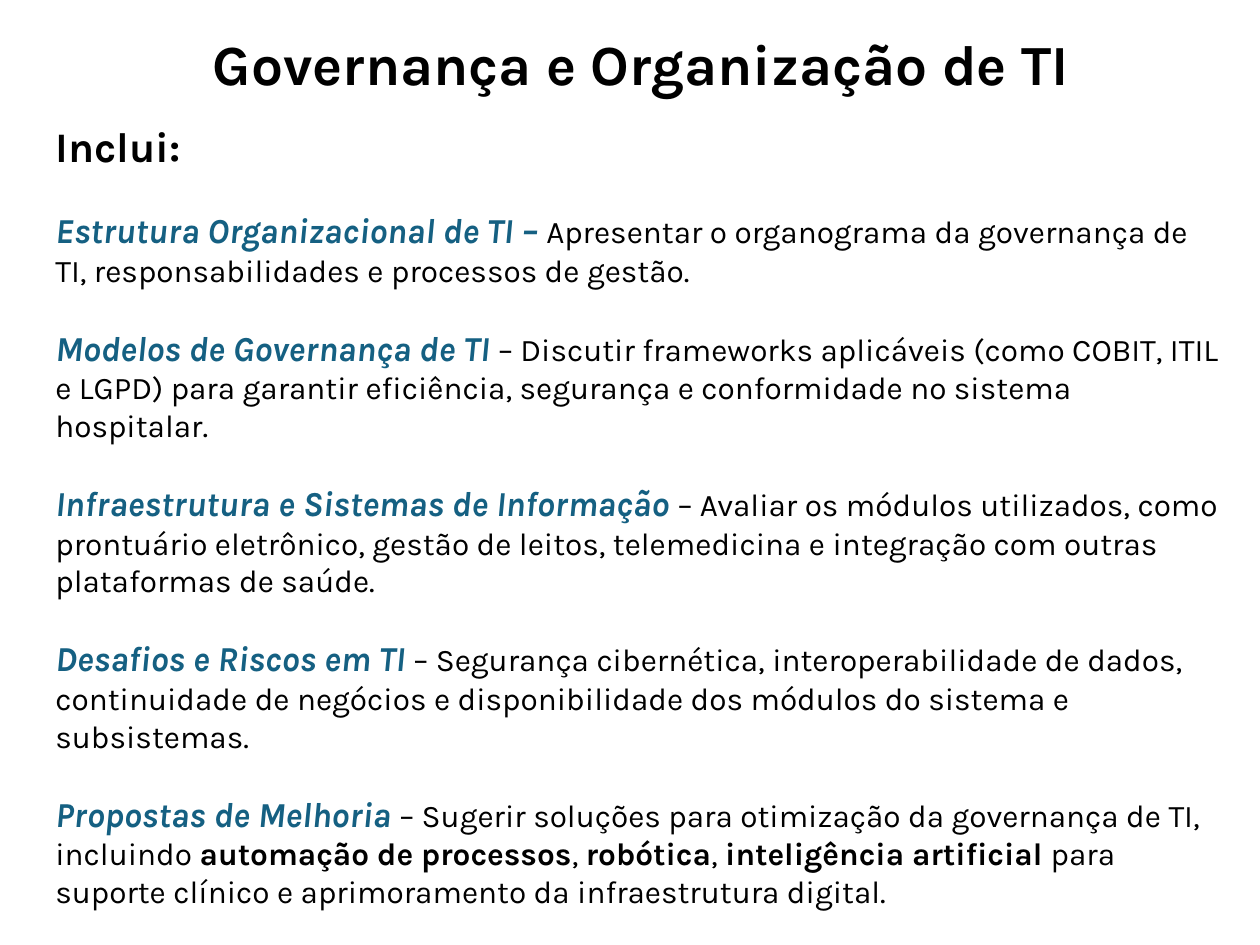
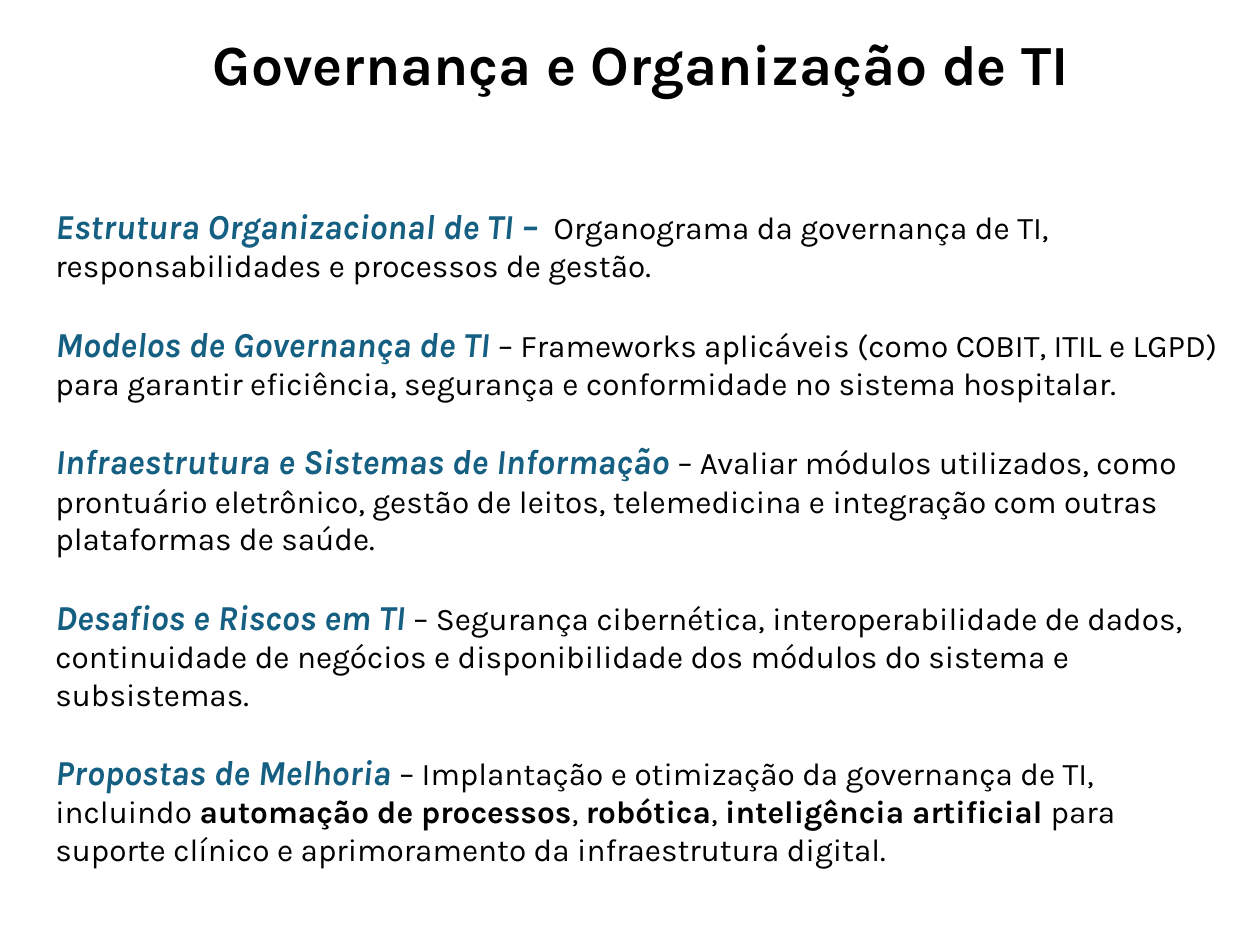
Before and after one commit to ProjetosALVF/ALVF_ProspeccaoGestao_TI, a slide deck: slide 8 of ALVF_Estrutura_de_TI_ConselhoDe Administracao_Fev_2025/Apresentação_ProspecçãodaEstrutura_SI_ALVF.pptx. Drawn at 1260x945 pixels with LibreOffice and Linux fonts; fonts in the diff are those of the drawing. Boxes give left, top, right and bottom in pixels: in the first picture for what was removed or moved away, otherwise in the second. Text is boxed around its words. In the diff, an @@ line names an element or a change of style, - is before the commit and + after.

```diff
--- a/ALVF_Estrutura_de_TI_ConselhoDe Administracao_Fev_2025/Apresentação_ProspecçãodaEstrutura_SI_ALVF.pptx
+++ b/ALVF_Estrutura_de_TI_ConselhoDe Administracao_Fev_2025/Apresentação_ProspecçãodaEstrutura_SI_ALVF.pptx
@@ text "Estrutura Organizacional de TI – ...": place and size @@
-text "Estrutura Organizacional de TI – ..." at [55,132,1218,911]
+text "Estrutura Organizacional de TI – ..." at [55,214,1217,831]
@@ text at [55,214,1217,558]: text changed @@
-Inclui:
-Estrutura Organizacional de TI – Apresentar o organograma da governança de TI, responsabilidades e processos de gestão.
-Modelos de Governança de TI – Discutir frameworks aplicáveis (como COBIT, ITIL e LGPD) para garantir eficiência, segurança e conformidade no sistema hospitalar.
-Infraestrutura e Sistemas de Informação – Avaliar os módulos utilizados, como prontuário eletrônico, gestão de leitos, telemedicina e integração com outras plataformas de saúde.
+Estrutura Organizacional de TI – Organograma da governança de TI, responsabilidades e processos de gestão.
+Modelos de Governança de TI – Frameworks aplicáveis (como COBIT, ITIL e LGPD) para garantir eficiência, segurança e conformidade no sistema hospitalar.
+Infraestrutura e Sistemas de Informação – Avaliar módulos utilizados, como prontuário eletrônico, gestão de leitos, telemedicina e integração com outras plataformas de saúde.
@@ text at [55,760,1115,831]: text changed @@
-Propostas de Melhoria – Sugerir soluções para otimização da governança de TI, incluindo automação de processos, robótica, inteligência artificial para suporte clínico e aprimoramento da infraestrutura digital.
+Propostas de Melhoria – Implantação e otimização da governança de TI, incluindo automação de processos, robótica, inteligência artificial para suporte clínico e aprimoramento da infraestrutura digital.
```
Also in this commit, not shown: 4 other slides changed, 2 slides added.
